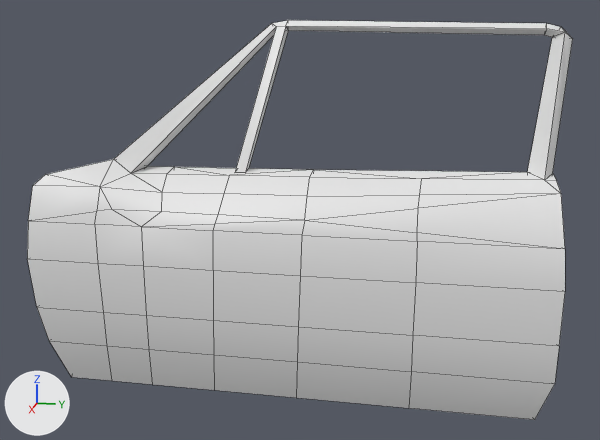
The FBX model Assets/ImportedMeshes/DodgeCharger/Carparts/DoorLeft_0.FBX: old version first, new version second.
Camera for both pictures: a 50 mm lens placed at (44.06, 0.61, 5.89), pointed at (23.01, -3.6, 0.63). Every picture has the same lights, and +X, +Y and +Z are marked at lower left. Mesh edges are drawn as thin lines. Where no turn or scale is listed for an object, it has been applied to the vertices.

Objects in the first picture: 'LeftDoor'.
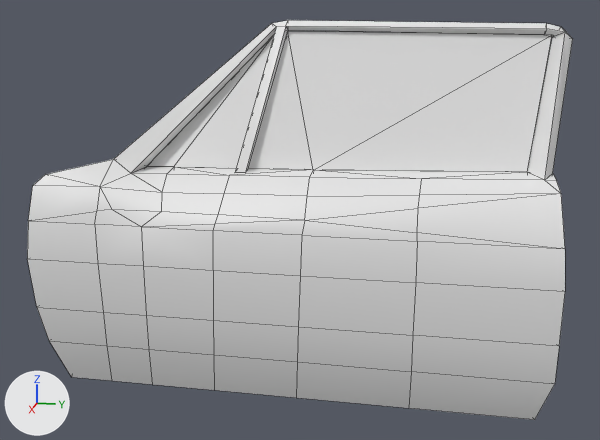
The newer file is also turned or shifted as a whole; pictures and numbers use the older file's frame.

Edits to the bpy script that builds the scene:
```text
Add me_mesh_001:
    me_mesh_001.from_pydata([(8.04, 2.17, 2.06), (8.08, -3.29, 1.93), (7.93, -7.22, 1.85), (7.75, -8.09, 1.8), (8.02, -5.08, 1.9), (8.0, -5.38, 1.89), (7.08, 2.62, 5.42), (7.1, -4.18, 5.49), (7.1, -4.51, 5.44)], [], [(1, 0, 6), (1, 6, 7), (4, 1, 7), (2, 5, 8), (3, 2, 8)])
Add ob_leftwindow:
    ob_leftwindow = bpy.data.objects.new('LeftWindow', me_mesh_001)
    ob_leftwindow.location = (14.66, 0.0, 0.0)
```

Changed parts and their boxes [x1, y1, x2, y2] in the pictures (600 x 440 px):
'LeftWindow', added
    after: [147, 31, 552, 172]
